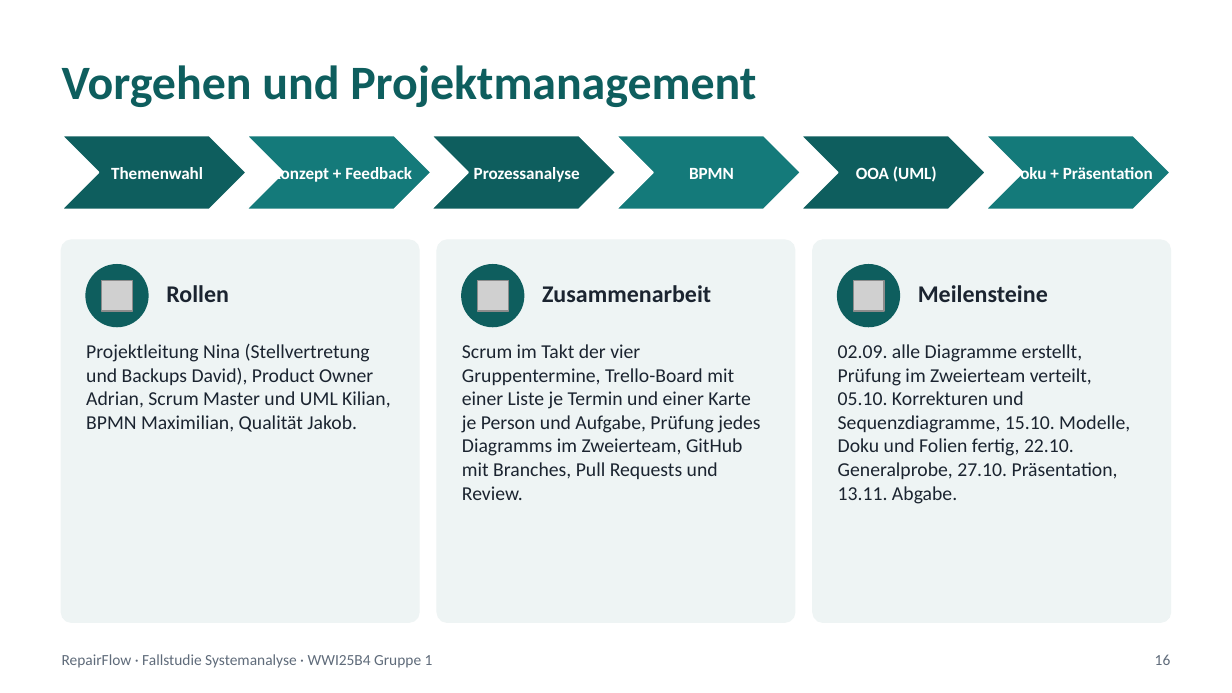
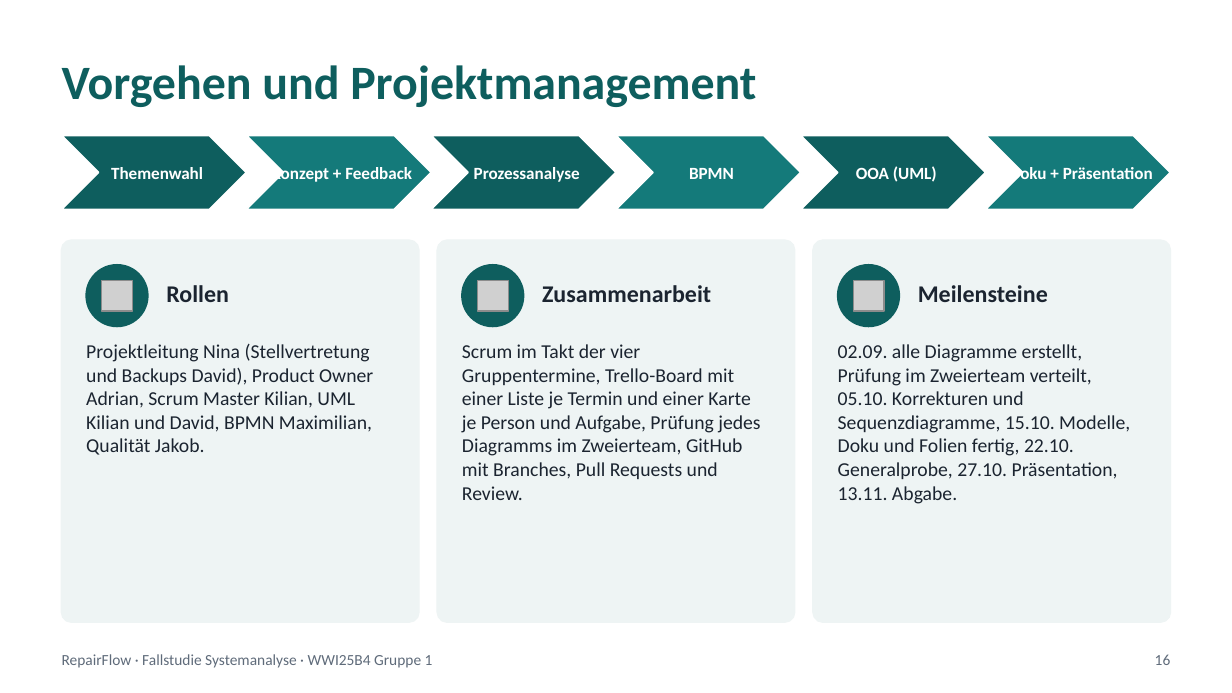
Before and after one commit to jakobschwan123-cmd/casestudy-semester-3, a slide deck: slide 16 of 4_praesentation/Abschlusspraesentation.pptx. Drawn at 1232x693 pixels with LibreOffice and Linux fonts; fonts in the diff are those of the drawing; grey boxes stand for pictures. Boxes give left, top, right and bottom in pixels: in the first picture for what was removed or moved away, otherwise in the second. Text is boxed around its words. In the diff, an @@ line names an element or a change of style, - is before the commit and + after.

```diff
--- a/4_praesentation/Abschlusspraesentation.pptx
+++ b/4_praesentation/Abschlusspraesentation.pptx
@@ text at (86, 344, 373, 455): text changed @@
-Projektleitung Nina (Stellvertretung und Backups David), Product Owner Adrian, Scrum Master und UML Kilian, BPMN Maximilian, Qualität Jakob.
+Projektleitung Nina (Stellvertretung und Backups David), Product Owner Adrian, Scrum Master Kilian, UML Kilian und David, BPMN Maximilian, Qualität Jakob.
```
Also in this commit, not shown: 4 other slides changed, 28 other files.
